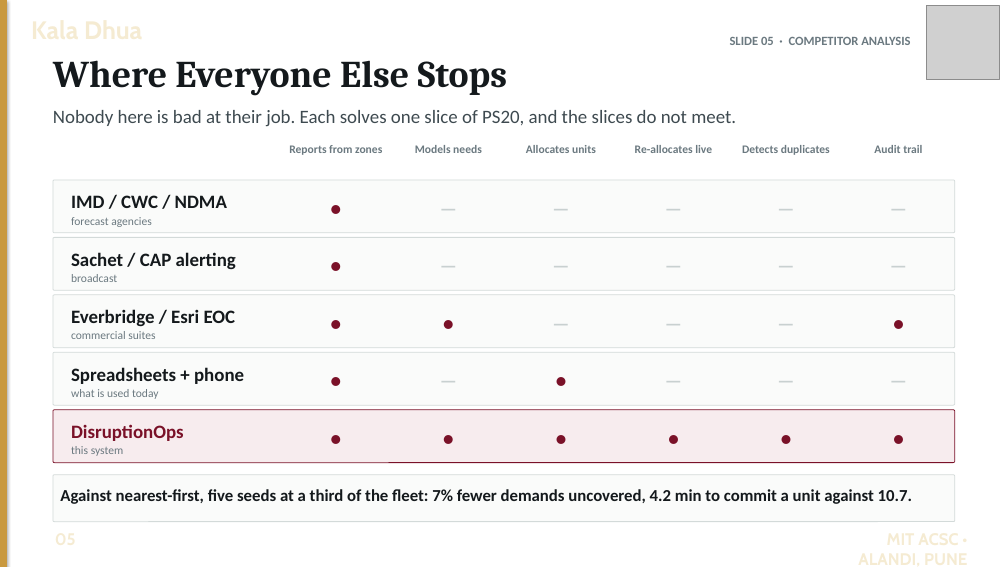
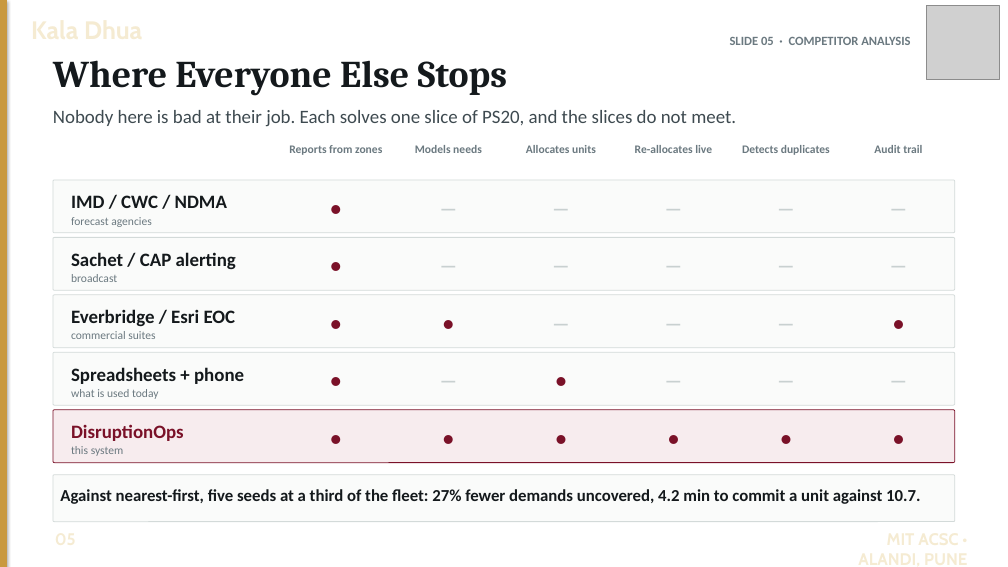
Before and after one commit to officialayush23/DisruptionOps, a slide deck: slide 5 of docs/KH131.pptx. Drawn at 1008x567 pixels with LibreOffice and Linux fonts; fonts in the diff are those of the drawing; grey boxes stand for pictures. Boxes give left, top, right and bottom in pixels: in the first picture for what was removed or moved away, otherwise in the second. Text is boxed around its words. In the diff, an @@ line names an element or a change of style, - is before the commit and + after.

```diff
--- a/docs/KH131.pptx
+++ b/docs/KH131.pptx
@@ text at (60,489,920,504): text changed @@
-Against nearest-first, five seeds at a third of the fleet: 7% fewer demands uncovered, 4.2 min to commit a unit against 10.7.
+Against nearest-first, five seeds at a third of the fleet: 27% fewer demands uncovered, 4.2 min to commit a unit against 10.7.
```
Also in this commit, not shown: 1 other slide changed, 6 other files.
